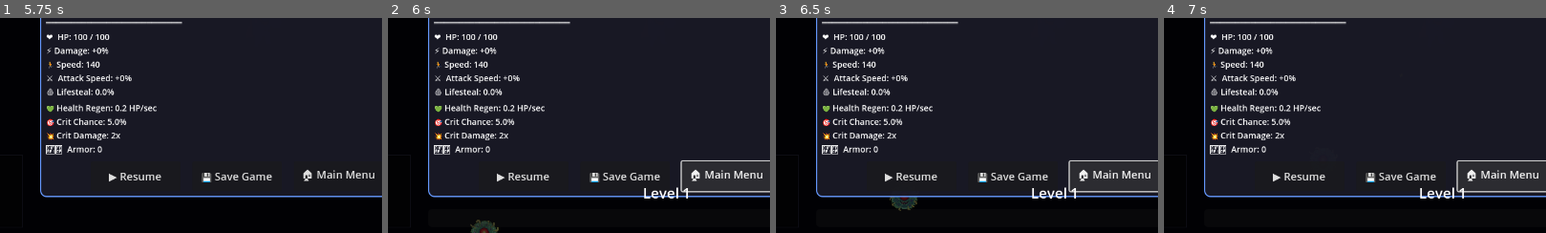
Above: before the commit, frames 1-4 (left to right).
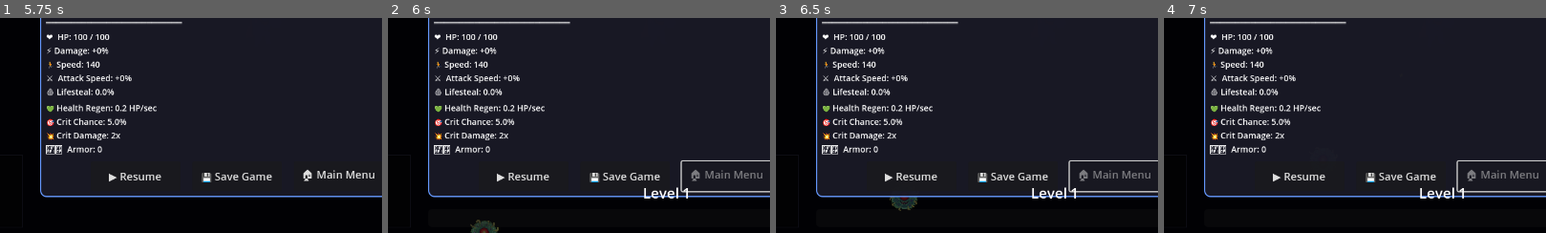
Above: after the commit, the same moments.

Repository: darkmage1000/Nebula-Revenant
Game: Godot game, scene res://MainMenu.tscn
Two runs of this game, one before a commit and one after it. Both use one fixed random seed, a clock stepped at 60 frames per second and the inputs below.
Inputs (mouse positions are % of the whole screen's width and height, from its top left):
- Up to frame 1 (5.75 s): click "[ START MISSION ]" at 0.5 s; click "SELECT" at 1.25 s; tap Enter (ui_accept) at 2, 2.27, 2.75, 3.02, 4.25, 4.52, 5, 5.27 s; hold D (ui_right) 2.03-2.78 s; hold S (ui_down) 2.78-3.53 s; hold D (ui_right) 3.53-4.28 s; hold W (ui_up) 4.28-5.03 s; hold A (ui_left) from 5.03 s (still down); tap Escape (ui_cancel) at 5.65 s
- Up to frame 2 (6 s): release A (ui_left) at 5.75 s; click "🏠 Main Menu" at 5.75 s
- Up to frame 3 (6.5 s): no input
- Up to frame 4 (7 s): click (58, 87) at 6.5 s, where only the run before the commit has a clickable "🏠 Main Menu"
The pictures show only the part of the screen within x 14-64%, y 50-100%; the shares and areas given below are measured in that part.

Frame 1 is identical in both runs. In frame 2, 0.4% of the frame differs, in the area x 79-98%, y 70-76%; in frame 3, 0.4%; in frame 4, 0.4%.

Commit message:
Add asteroid spawning and fix menu navigation issues
FEATURE: Asteroid Spawning
- Added ASTEROID_SCENE to preloads in main_game.gd
- Created spawn_asteroid() function with proper offscreen positioning
- Asteroids spawn with 30% chance per spawn cycle
- Provides loot variety (shards, healthpacks, powerups)

BUG FIX: Pause Menu -> Main Menu Button
- Fixed button only unpausing instead of exiting to menu
- Added await get_tree().process_frame before scene change
- Ensures unpause takes effect before transitioning
- Disabled input processing to prevent race conditions
- Added button disable to prevent double-clicks

BUG FIX: Game Over -> Main Menu Button
- Applied same fix as pause menu for consistency
- Proper unpause before scene transition
- Added frame delay to ensure state changes take effect

Technical Details:
- Asteroids spawn offscreen like mobs (4-sided spawning)
- Menu transitions now properly unpause game state
- Scene changes delayed by 1 frame for stability
- All input processing disabled before transitions

Diff:
--- a/PauseMenu.gd
+++ b/PauseMenu.gd
@@ -220,6 +220,11 @@
 
 func _on_main_menu_pressed():
 	print("🏠 Returning to main menu...")
+
+	# Disable button to prevent double-clicking
+	if main_menu_button:
+		main_menu_button.disabled = true
+
 	# Save run progress before quitting
 	if has_node("/root/SaveManager") and is_instance_valid(player):
 		var save_manager = get_node("/root/SaveManager")
@@ -233,12 +238,18 @@
 		# End the run and save shards to bank
 		save_manager.end_run()
 		print("💾 Run progress saved before quitting")
-	# Disable ALL processing immediately
+
+	# CRITICAL: Unpause BEFORE changing scene
+	get_tree().paused = false
+
+	# Disable ALL input processing
 	set_process_input(false)
-	set_process(false)
-	set_physics_process(false)
-	# Unpause the game and immediately change scene
-	get_tree().paused = false
+	set_process_unhandled_input(false)
+
+	# Change scene on next frame to ensure unpause takes effect
+	await get_tree().process_frame
+
+	print("✅ Changing to main menu scene...")
 	get_tree().change_scene_to_file("res://MainMenu.tscn")
 
 func _on_quit_pressed():
--- a/game_over_screen.gd
+++ b/game_over_screen.gd
@@ -112,13 +112,23 @@
 
 func _on_exit_pressed():
 	print("🏠 Game Over: Exit button pressed!")
+
 	# Disable input processing to prevent double-clicks
 	if exit_button:
 		exit_button.disabled = true
-	# Unpause game first
+
+	# CRITICAL: Unpause BEFORE changing scene
 	get_tree().paused = false
+
+	# Disable ALL input processing
+	set_process_input(false)
+	set_process_unhandled_input(false)
+
 	# Emit signal (for any listeners)
 	exit_to_menu.emit()
-	# Change to main menu
+
+	# Change scene on next frame to ensure unpause takes effect
+	await get_tree().process_frame
+
+	print("✅ Game Over: Changing to main menu...")
 	get_tree().change_scene_to_file("res://MainMenu.tscn")
-	print("✅ Game Over: Changing to main menu...")
--- a/main_game.gd
+++ b/main_game.gd
@@ -1,4 +1,4 @@
-# main_game.gd – UPDATED: FASTER SPAWNS + FIRST BOSS @ 2:30 + CRASH-PROOF
+# main_game.gd – UPDATED: FASTER SPAWNS + FIRST BOSS @ 2:30 + CRASH-PROOF + ASTEROIDS
 extends Node2D
 
 # ------------------------------------------------------------------
@@ -8,6 +8,7 @@
 const VOID_MITE_SCENE = preload("res://VoidMite.tscn")
 const NEBULITH_COLOSSUS_SCENE = preload("res://NebulithColossus.tscn")
 const DARK_MAGE_SCENE = preload("res://DarkMage.tscn")
+const ASTEROID_SCENE  = preload("res://Asteroid.tscn")
 const XP_VIAL_SCENE   = preload("res://experience_vial.tscn")
 const CHEST_SCENE     = preload("res://Chest.tscn")
 const ITEM_UI_SCENE   = preload("res://ItemUI.tscn")
@@ -189,6 +190,10 @@
 		if game_time >= 120.0:
 			spawn_void_mite()
 
+		# Spawn asteroids occasionally (30% chance per spawn cycle)
+		if randf() < 0.30:
+			spawn_asteroid()
+
 		# After 6 minutes, occasionally spawn Nebulith Colossus (20% chance)
 		if game_time >= 360.0 and randf() < 0.20:
 			spawn_colossus()
@@ -236,6 +241,46 @@
 	if not is_instance_valid(player):
 		return
 	spawn_enemy(DARK_MAGE_SCENE)
+
+# Spawn Asteroid (destructible space rocks with loot)
+func spawn_asteroid() -> void:
+	if not is_instance_valid(player) or not ASTEROID_SCENE:
+		return
+
+	var asteroid = ASTEROID_SCENE.instantiate()
+
+	# Calculate spawn position offscreen like mobs
+	var screen_size = get_viewport_rect().size
+	var cam_pos = player.global_position
+
+	const ASTEROID_PADDING = 50.0
+	var total_buffer = OFFSCREEN_BUFFER + ASTEROID_PADDING
+
+	var left   = cam_pos.x - (screen_size.x * 0.5)
+	var right  = cam_pos.x + (screen_size.x * 0.5)
+	var top    = cam_pos.y - (screen_size.y * 0.5)
+	var bottom = cam_pos.y + (screen_size.y * 0.5)
+
+	# Pick random side (0=top, 1=right, 2=bottom, 3=left)
+	var side = randi() % 4
+	var spawn_pos: Vector2
+
+	match side:
+		0: # TOP
+			spawn_pos.x = randf_range(left - total_buffer, right + total_buffer)
+			spawn_pos.y = top - total_buffer
+		1: # RIGHT
+			spawn_pos.x = right + total_buffer
+			spawn_pos.y = randf_range(top - total_buffer, bottom + total_buffer)
+		2: # BOTTOM
+			spawn_pos.x = randf_range(left - total_buffer, right + total_buffer)
+			spawn_pos.y = bottom + total_buffer
+		3: # LEFT
+			spawn_pos.x = left - total_buffer
+			spawn_pos.y = randf_range(top - total_buffer, bottom + total_buffer)
+
+	asteroid.global_position = spawn_pos
+	add_child(asteroid)
 
 # Generic enemy spawner - FIXED: ALWAYS SPAWN OFFSCREEN
 func spawn_enemy(enemy_scene: PackedScene) -> void:
